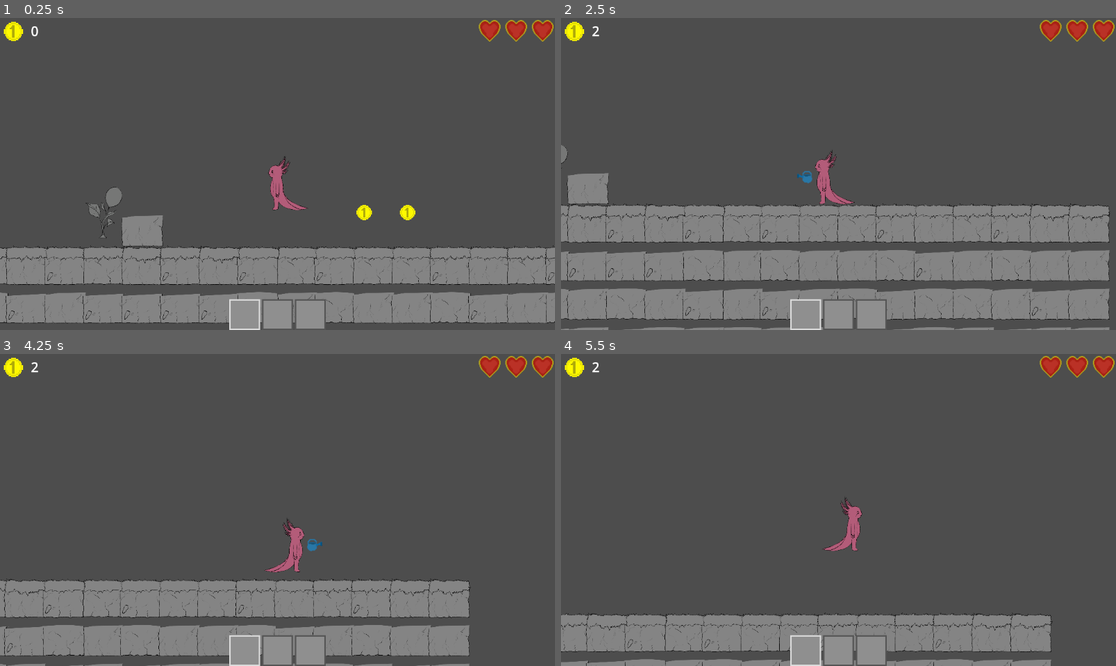
Above: before the commit, frames 1-4 (two rows, left to right).
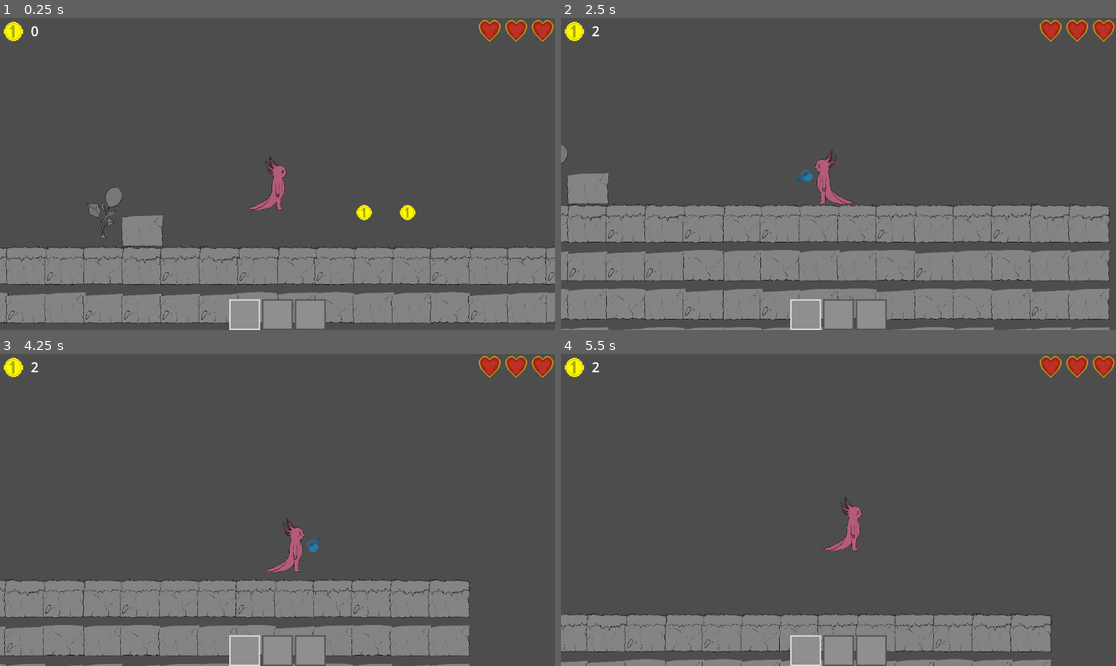
Above: after the commit, the same moments.

Repository: AzureLeaf0/GameJam
Game: Godot game, scene res://scenes/map.tscn
The game is run twice, just before and just after one commit, with the same random seed, the same clock (stepped at 60 frames per second) and the same inputs.
Inputs (mouse positions are in pixels of both pictures, inside the frame that each line leads up to):
- Up to frame 1 (0.25 s): no input
- Up to frame 2 (2.5 s): move the mouse to (960, 158) at 0.52 s; hold Right (move_right) 0.53-2.03 s; right-click (960, 158) at 0.6 s; tap Space (jump) at 0.77, 1.52 s; move the mouse to (727, 189) at 1.27 s; click (727, 189) at 1.35 s; right-click (727, 189) at 1.55 s; move the mouse to (894, 105) at 2.02 s; hold Left (move_left) from 2.03 s (still down); right-click (894, 105) at 2.1 s
- Up to frame 3 (4.25 s): move the mouse to (249, 572) at 2.77 s; release Left (move_left) at 2.78 s; hold Right (move_right) from 2.78 s (still down); right-click (249, 572) at 2.85 s; tap Space (jump) at 3.02, 3.77 s; move the mouse to (444, 556) at 3.52 s; click (444, 556) at 3.6 s; right-click (444, 556) at 3.8 s
- Up to frame 4 (5.5 s): move the mouse to (672, 463) at 4.27 s; release Right (move_right) at 4.28 s; hold Left (move_left) 4.28-5.03 s; right-click (672, 463) at 4.35 s; tap Space (jump) at 4.52 s; move the mouse to (866, 510) at 5.02 s; hold Right (move_right) from 5.03 s (still down); right-click (866, 510) at 5.1 s

The runs differ from the first frame. In frame 1, 0.4% of the frame differs, in the area x 44-56%, y 44-62%; in frame 2, less than 0.1%; in frame 3, less than 0.1%; in frame 4, nothing differs.

Commit message:
morew ater

Diff:
--- a/gamejam/scenes/BaloonPlantActive.tscn
+++ b/gamejam/scenes/BaloonPlantActive.tscn
@@ -17,3 +17,10 @@
 [node name="CollisionShape2D" type="CollisionShape2D" parent="Area2D"]
 position = Vector2(0, -200)
 shape = SubResource("CircleShape2D_m5bxk")
+
+[node name="Timer" type="Timer" parent="."]
+wait_time = 30.0
+one_shot = true
+autostart = true
+
+[connection signal="timeout" from="Timer" to="." method="_on_timer_timeout"]
--- a/gamejam/scenes/BaloonPlantItem.tscn
+++ b/gamejam/scenes/BaloonPlantItem.tscn
@@ -4,3 +4,10 @@
 
 [node name="BaloonPlantItem" type="Node2D"]
 script = ExtResource("1_xjkdj")
+
+[node name="Timer" type="Timer" parent="."]
+wait_time = 3.0
+one_shot = true
+autostart = true
+
+[connection signal="timeout" from="Timer" to="." method="_on_timer_timeout"]
--- a/gamejam/scenes/baloon_plant_active.gd
+++ b/gamejam/scenes/baloon_plant_active.gd
@@ -2,3 +2,6 @@
 
 func _process(delta: float) -> void:
 	position.y= position.y-5
+
+func _on_timer_timeout() -> void:
+	queue_free()
--- a/gamejam/scenes/baloon_plant_item.gd
+++ b/gamejam/scenes/baloon_plant_item.gd
@@ -2,3 +2,6 @@
 
 var MenuLogo = load("res://Images/BaloonPlantRelease.png")
 var spawn = load("res://scenes/BaloonPlantActive.tscn")
+
+func _on_timer_timeout() -> void:
+	print("a")
--- a/gamejam/scenes/player.gd
+++ b/gamejam/scenes/player.gd
@@ -44,21 +44,20 @@
 	if Input.is_action_just_pressed("jump") and is_on_floor():
 		velocity.y = JUMP_VELOCITY
 
-	# Get the input direction: -1, 0, 1
-
 	# Flip the sprite
 	if direction > 0:
 		player.flip_h = false
-	else:
+	elif direction < 0:
 		player.flip_h = true
 
+	if player.flip_h == false:
+		$WateringCan.position.x=400
+		water_can.flip_h = false
+	else:
+		$WateringCan.position.x=-400
+		water_can.flip_h = true
+
 	if Input.is_action_just_pressed("watering") and not is_watering:
-		if direction > 0:
-			$WateringCan.position.x=400
-			water_can.flip_h = false
-		else:
-			$WateringCan.position.x=-400
-			water_can.flip_h = true
 		watering_can.use()
 
 	if Input.is_action_just_pressed("Inventory1"):
@@ -134,6 +133,7 @@
 func _on_timer_timeout() -> void:
 	is_watering = false
 	watering_can.visible = false
+	watering_can.wateringArea.monitorable = false
 
 func _on_timer_damage_cooldown_timeout() -> void:
 	can_take_damage = true
--- a/gamejam/scenes/watering_can.gd
+++ b/gamejam/scenes/watering_can.gd
@@ -6,6 +6,7 @@
 
 func use():
 	if current > 0:
+		$AnimationPlayer.play("watering")
 		visible = true
 		wateringArea.monitorable = true
 		get_parent().WaterTimer.start()
--- a/gamejam/scenes/watering_can.tscn
+++ b/gamejam/scenes/watering_can.tscn
@@ -8,9 +8,38 @@
 
 [sub_resource type="Animation" id="Animation_cca2k"]
 resource_name = "watering"
+step = 0.1
+tracks/0/type = "value"
+tracks/0/imported = false
+tracks/0/enabled = true
+tracks/0/path = NodePath("WaterCan:rotation")
+tracks/0/interp = 1
+tracks/0/loop_wrap = true
+tracks/0/keys = {
+"times": PackedFloat32Array(0, 0.5, 1),
+"transitions": PackedFloat32Array(1, 1, 1),
+"update": 0,
+"values": [0.0, -0.785398, 0.0]
+}
+
+[sub_resource type="Animation" id="Animation_tm7oq"]
+length = 0.001
+tracks/0/type = "value"
+tracks/0/imported = false
+tracks/0/enabled = true
+tracks/0/path = NodePath("WaterCan:rotation")
+tracks/0/interp = 1
+tracks/0/loop_wrap = true
+tracks/0/keys = {
+"times": PackedFloat32Array(0),
+"transitions": PackedFloat32Array(1),
+"update": 0,
+"values": [0.0]
+}
 
 [sub_resource type="AnimationLibrary" id="AnimationLibrary_tm7oq"]
 _data = {
+&"RESET": SubResource("Animation_tm7oq"),
 &"watering": SubResource("Animation_cca2k")
 }
 
Not shown, added: gamejam/Images/Ruya/Bitki #1 trampoline kullanilirken.png.import
Not shown, added: gamejam/Images/Ruya/Bitki #1 trampoline toplanabilir.png.import
Not shown, added: gamejam/Images/Ruya/Bitki #1 trampoline toplanamaz.png.import
Not shown: 1 places in gamejam/scenes/watering_can.tscn that only renumber resources
